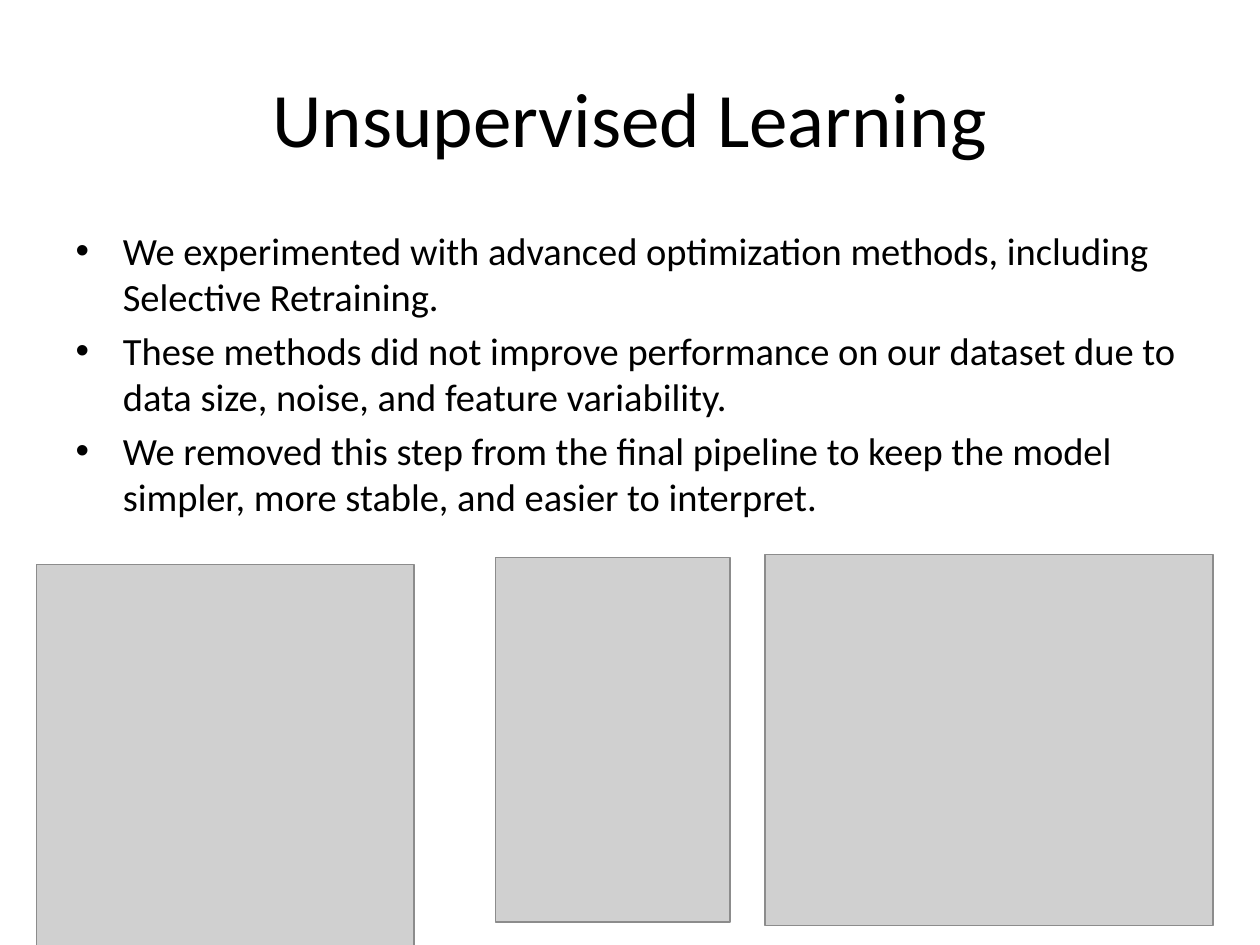
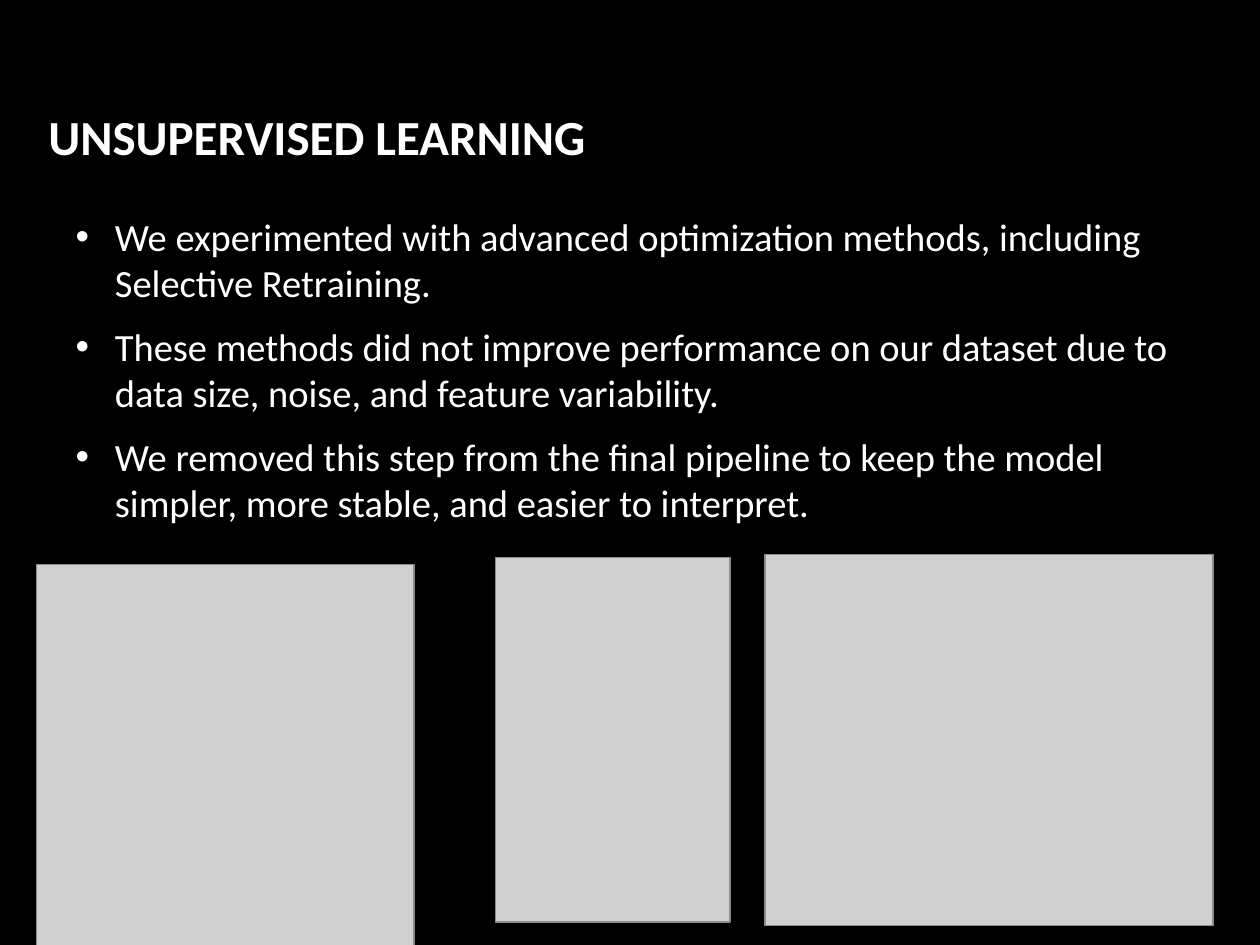
Before and after one commit to naveedakram83/diabetes-ml-2025, a slide deck: slide 20 of presentation/Diabetes_Prediction_Presentation.pptx (slide 14 before the commit). Drawn at 1260x945 pixels with LibreOffice and Linux fonts; fonts in the diff are those of the drawing; grey boxes stand for pictures; background and template pictures are left out. Boxes give left, top, right and bottom in pixels: in the first picture for what was removed or moved away, otherwise in the second. Text is boxed around its words. In the diff, an @@ line names an element or a change of style, - is before the commit and + after.

Commit message:
changes from izhar before finalization

```diff
--- a/presentation/Diabetes_Prediction_Presentation.pptx
+++ b/presentation/Diabetes_Prediction_Presentation.pptx
@@ background #FFFFFF to picture (left out) @@
@@ title at (x1=48, y1=123, x2=585, y2=156): text changed; size 44 to 28 pt; text colour #000000 to #FFFFFF; bold on @@
-Unsupervised Learning
+UNSUPERVISED LEARNING
@@ text "We experimented with advanced optimization ..." at (x1=115, y1=224, x2=1167, y2=524): text colour #000000 to #FFFFFF; indent changed; more space between paragraphs; vertical alignment top to middle @@
```
Also in this commit, not shown: 14 other slides changed, 8 slides added, 3 slides removed, 6 other files.
